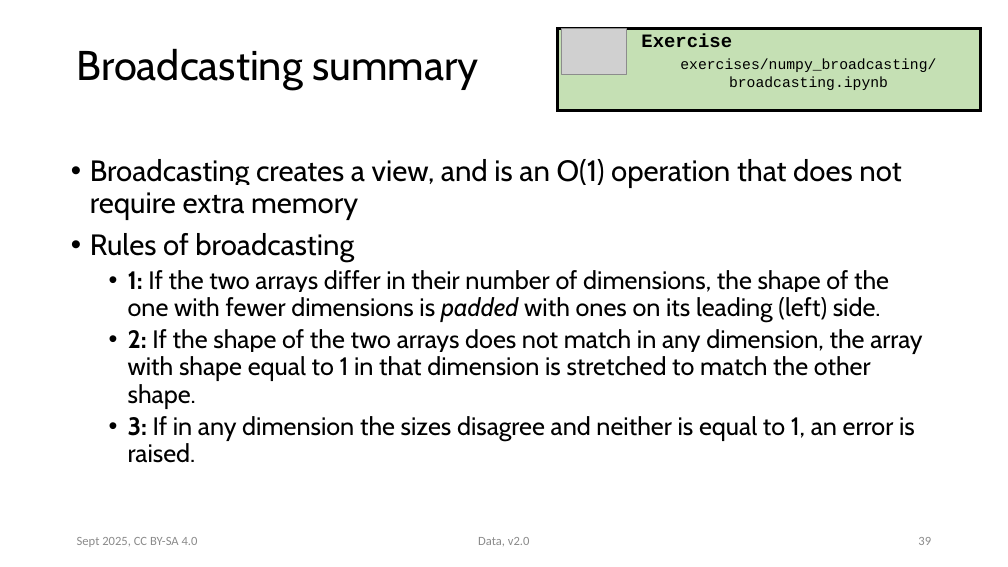
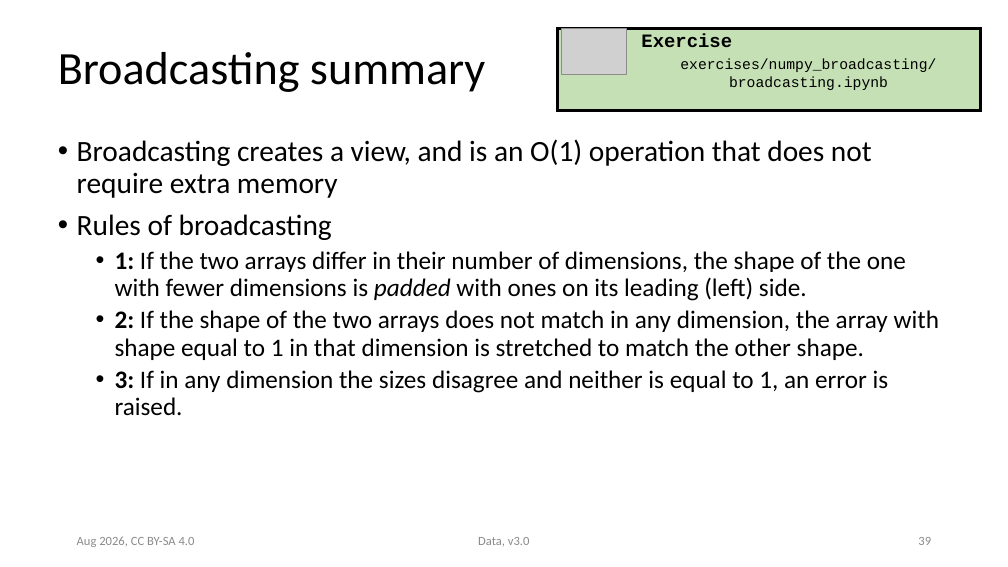
Before and after one commit to ASPP/data_class, a slide deck: slide 39 of numpy.pptx. Drawn at 1008x567 pixels with LibreOffice and Linux fonts; fonts in the diff are those of the drawing; grey boxes stand for pictures. Boxes give left, top, right and bottom in pixels: in the first picture for what was removed or moved away, otherwise in the second. Text is boxed around its words. In the diff, an @@ line names an element or a change of style, - is before the commit and + after.

Commit message:
Slide style fixes

```diff
--- a/numpy.pptx
+++ b/numpy.pptx
@@ title "Broadcasting summary": place and size @@
-title "Broadcasting summary" at [77,48,478,91]
+title "Broadcasting summary" at [58,52,485,92]
@@ title "Broadcasting summary" at [58,52,485,92]: size 39.6 to 44 pt, font Cabin to Calibri @@
@@ text "Broadcasting creates a view, and ...": place and size @@
-text "Broadcasting creates a view, and ..." at [90,159,922,463]
+text "Broadcasting creates a view, and ..." at [77,139,939,416]
@@ text "Broadcasting creates a view, and ..." at [77,139,939,416]: font Cabin to Calibri @@
@@ text at [77,536,195,547]: text changed @@
-Sept 2025, CC BY-SA 4.0
+Aug 2026, CC BY-SA 4.0
```
Also in this commit, not shown: 41 other slides changed.
